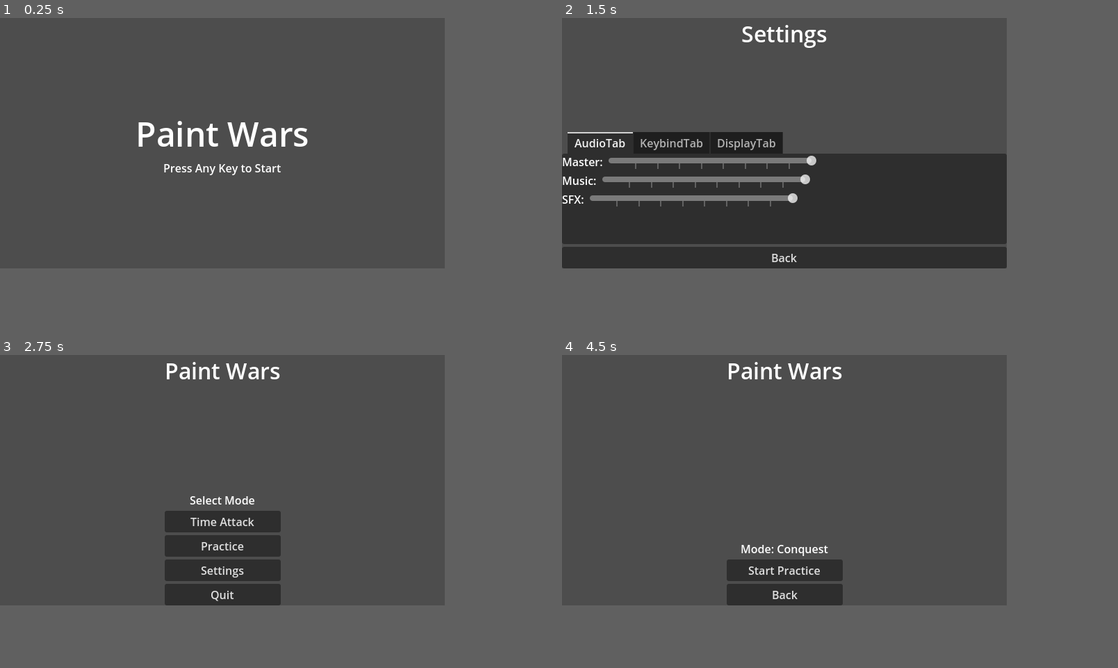
Above: before the commit, frames 1-4 (two rows, left to right).
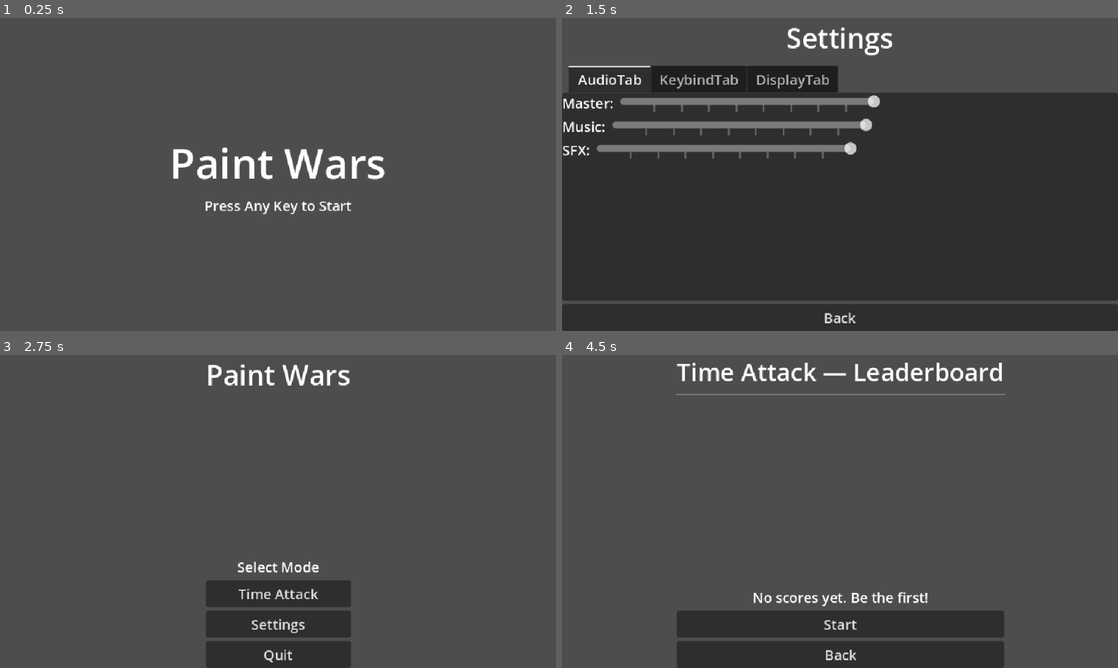
Above: after the commit, the same moments.

Repository: Makerspace-Durham/paint-wars
Game: Godot game, scene res://Scenes/UI/TitleScreen/title_screen.tscn
Same seed, same stepped clock (60 frames per second), same inputs: the game is played once before the commit and once after it.
Inputs (mouse positions are in pixels of both pictures, inside the frame that each line leads up to):
- Up to frame 1 (0.25 s): no input
- Up to frame 2 (1.5 s): tap Enter at 0.5 s; move the mouse to (884, 130) at 0.52 s; hold D (move_right) 0.53-1.25 s; hold R (run) 0.53-1.25 s; click (884, 130) at 0.67 s; tap Space (jump) at 0.77 s; click "Settings" at 1.25 s
- Up to frame 3 (2.75 s): click "Back" at 2 s
- Up to frame 4 (4.5 s): click "Time Attack" at 2.75 s; click "Back" at 3.5 s; click (784, 545) at 4.25 s, where only the run before the commit has a clickable "Practice"
In our replay, the window is 640x360 before the commit and 800x450 after it. These sizes can differ from the game's own. Grey fills any space a smaller window leaves; there, only what the larger window draws over its background counts as a difference.

The runs differ from the first frame. In frame 1, 2.9% of the frame differs, in the area x 24-70%, y 32-63%; in frame 2, 27%, in the area x 0-100%, y 0-100%; in frame 3, 12%; in frame 4, 15%.

Commit message:
Fixed screen size and added leaderboard clearing on quit

Diff:
--- a/Global/constants.gd
+++ b/Global/constants.gd
@@ -1,4 +1,7 @@
 extends Node
+
+# Controller
+const STICK_DEADZONE: float = 0.2
 
 # Teams
 const TEAM_A: int = 0
--- a/Global/leaderboard.gd
+++ b/Global/leaderboard.gd
@@ -67,3 +67,8 @@
 
 func _compare_entries(a: Dictionary, b: Dictionary) -> bool:
 	return a["score"] > b["score"]
+
+func delete_leaderboard() -> void:
+	var file := FileAccess.open(LEADERBOARD_PATH, FileAccess.WRITE_READ)
+	if file:
+		DirAccess.remove_absolute(LEADERBOARD_PATH)
--- a/Scenes/Player/player.gd
+++ b/Scenes/Player/player.gd
@@ -56,9 +56,14 @@
 # -- Movement --
 
 func _handle_movement() -> void:
+	# Combines keyboard and analog stick input
 	var direction := Input.get_axis("move_left", "move_right")
+
+	# Apply deadzone for analog stick
+	if abs(direction) < Constants.STICK_DEADZONE:
+		direction = 0.0
+
 	var speed := WALK_SPEED
-
 	if Input.is_action_pressed("run") and not is_carrying_flag:
 		speed = RUN_SPEED
 
--- a/Scenes/UI/MainMenu/main_menu.gd
+++ b/Scenes/UI/MainMenu/main_menu.gd
@@ -59,6 +59,7 @@
 	UiManager.go_to_scene("res://Scenes/UI/Settings/settings.tscn")
 
 func _on_quit_button_pressed() -> void:
+	Leaderboard.delete_leaderboard()
 	get_tree().quit()
 
 # -- Host / Join --
--- a/Scenes/UI/MainMenu/main_menu.tscn
+++ b/Scenes/UI/MainMenu/main_menu.tscn
@@ -69,6 +69,7 @@
 text = "Time Attack"
 
 [node name="PracticeButton" type="Button" parent="VBoxContainer/ModeView"]
+visible = false
 layout_mode = 2
 size_flags_vertical = 2
 text = "Practice"
--- a/Scenes/UI/Settings/settings.gd
+++ b/Scenes/UI/Settings/settings.gd
@@ -142,7 +142,41 @@
 			return event.as_text()
 		elif event is InputEventMouseButton:
 			return "Mouse %d" % event.button_index
+		elif event is InputEventJoypadButton:
+			return _get_xbox_button_name(event.button_index)
+		elif event is InputEventJoypadMotion:
+			return _get_xbox_axis_name(event.axis, event.axis_value)
 	return "Unbound"
+
+func _get_xbox_button_name(button_index: int) -> String:
+	match button_index:
+		0: return "A"
+		1: return "B"
+		2: return "X"
+		3: return "Y"
+		4: return "LB"
+		5: return "RB"
+		6: return "LT"
+		7: return "RT"
+		8: return "Back"
+		9: return "Start"
+		10: return "L Stick"
+		11: return "R Stick"
+		12: return "D-Pad Up"
+		13: return "D-Pad Down"
+		14: return "D-Pad Left"
+		15: return "D-Pad Right"
+		_: return "Button %d" % button_index
+
+func _get_xbox_axis_name(axis: int, value: float) -> String:
+	match axis:
+		0: return "L Stick Left" if value < 0 else "L Stick Right"
+		1: return "L Stick Up" if value < 0 else "L Stick Down"
+		2: return "R Stick Left" if value < 0 else "R Stick Right"
+		3: return "R Stick Up" if value < 0 else "R Stick Down"
+		4: return "LT"
+		5: return "RT"
+		_: return "Axis %d" % axis
 
 func _on_keybind_button_pressed(action: String, btn: Button) -> void:
 	if _awaiting_rebind != "":
@@ -153,13 +187,18 @@
 func _input(event: InputEvent) -> void:
 	if _awaiting_rebind == "":
 		return
-	if not (event is InputEventKey or event is InputEventMouseButton):
+	if not (event is InputEventKey or event is InputEventMouseButton \
+		or event is InputEventJoypadButton or event is InputEventJoypadMotion):
 		return
 	if not event.pressed:
 		return
 
-	# Cancel rebind on Escape
+	# Cancel on Escape or Start button
 	if event is InputEventKey and event.keycode == KEY_ESCAPE:
+		_keybind_buttons[_awaiting_rebind].text = _get_action_key_string(_awaiting_rebind)
+		_awaiting_rebind = ""
+		return
+	if event is InputEventJoypadButton and event.button_index == 9:
 		_keybind_buttons[_awaiting_rebind].text = _get_action_key_string(_awaiting_rebind)
 		_awaiting_rebind = ""
 		return
--- a/Scenes/UI/Settings/settings.tscn
+++ b/Scenes/UI/Settings/settings.tscn
@@ -37,6 +37,7 @@
 vertical_alignment = 1
 
 [node name="TabContainer" type="TabContainer" parent="VBoxContainer"]
+custom_minimum_size = Vector2(0, 270)
 layout_mode = 2
 size_flags_vertical = 3
 current_tab = 0
--- a/project.godot
+++ b/project.godot
@@ -28,6 +28,8 @@
 
 window/size/viewport_width=640
 window/size/viewport_height=360
+window/size/window_width_override=1280
+window/size/window_height_override=720
 window/stretch/mode="canvas_items"
 window/stretch/aspect="expand"
 
@@ -43,26 +45,33 @@
 move_left={
 "deadzone": 0.2,
 "events": [Object(InputEventKey,"resource_local_to_scene":false,"resource_name":"","device":-1,"window_id":0,"alt_press …(191 unchanged characters)…
+, Object(InputEventJoypadMotion,"resource_local_to_scene":false,"resource_name":"","device":-1,"axis":0,"axis_value":-1.0,"script":null)
+, Object(InputEventJoypadButton,"resource_local_to_scene":false,"resource_name":"","device":-1,"button_index":13,"pressure":0.0,"pressed":true,"script":null)
 ]
 }
 move_right={
 "deadzone": 0.2,
 "events": [Object(InputEventKey,"resource_local_to_scene":false,"resource_name":"","device":-1,"window_id":0,"alt_press …(192 unchanged characters)…
+, Object(InputEventJoypadMotion,"resource_local_to_scene":false,"resource_name":"","device":-1,"axis":0,"axis_value":1.0,"script":null)
+, Object(InputEventJoypadButton,"resource_local_to_scene":false,"resource_name":"","device":-1,"button_index":14,"pressure":0.0,"pressed":true,"script":null)
 ]
 }
 jump={
 "deadzone": 0.2,
 "events": [Object(InputEventKey,"resource_local_to_scene":false,"resource_name":"","device":-1,"window_id":0,"alt_press …(191 unchanged characters)…
+, Object(InputEventJoypadButton,"resource_local_to_scene":false,"resource_name":"","device":-1,"button_index":0,"pressure":0.0,"pressed":true,"script":null)
 ]
 }
 spray={
 "deadzone": 0.2,
 "events": [Object(InputEventKey,"resource_local_to_scene":false,"resource_name":"","device":-1,"window_id":0,"alt_press …(192 unchanged characters)…
+, Object(InputEventJoypadButton,"resource_local_to_scene":false,"resource_name":"","device":-1,"button_index":2,"pressure":0.0,"pressed":true,"script":null)
 ]
 }
 run={
 "deadzone": 0.2,
 "events": [Object(InputEventKey,"resource_local_to_scene":false,"resource_name":"","device":-1,"window_id":0,"alt_press …(192 unchanged characters)…
+, Object(InputEventJoypadMotion,"resource_local_to_scene":false,"resource_name":"","device":-1,"axis":5,"axis_value":1.0,"script":null)
 ]
 }
 interact={
Not shown, changed: export_presets.cfg
